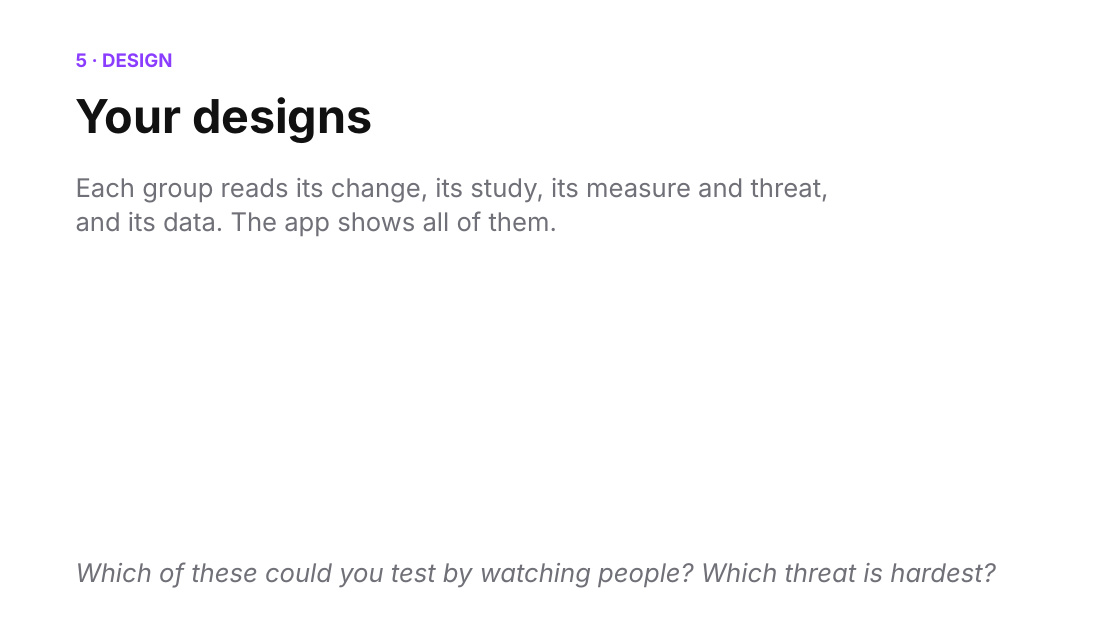
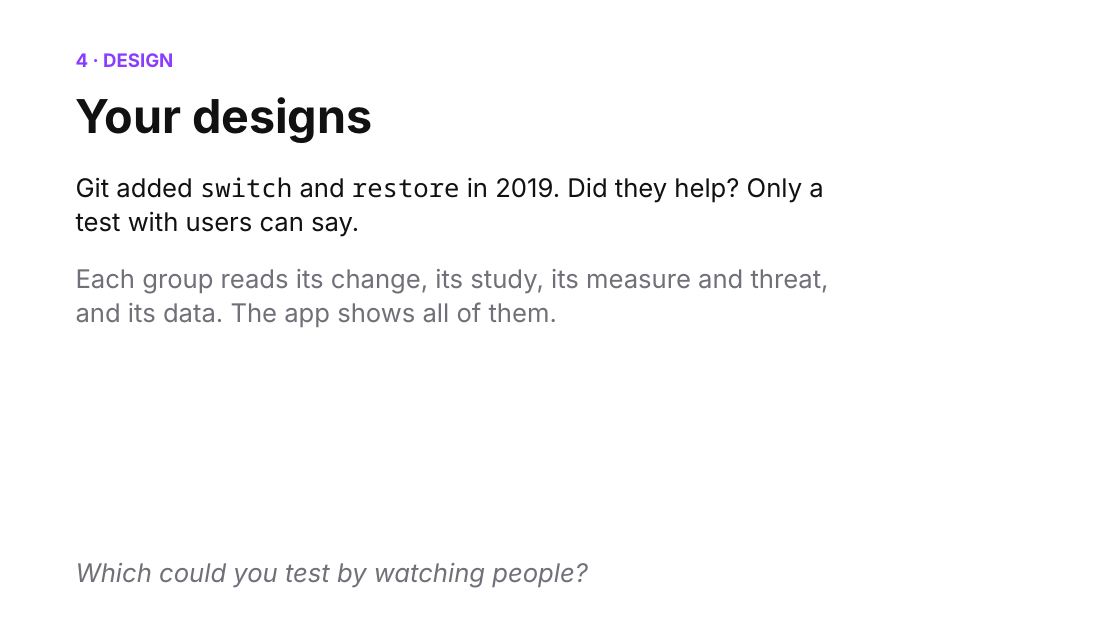
Before and after one commit to shubham3-ucb/cs294-pl, a slide deck: slide 20 of slides/thursday_app.pptx (slide 19 before the commit). Drawn at 1120x630 pixels with LibreOffice and Linux fonts; fonts in the diff are those of the drawing. Boxes give left, top, right and bottom in pixels: in the first picture for what was removed or moved away, otherwise in the second. Text is boxed around its words. In the diff, an @@ line names an element or a change of style, - is before the commit and + after.

```diff
--- a/slides/thursday_app.pptx
+++ b/slides/thursday_app.pptx
@@ text at [76, 53, 173, 67]: text changed @@
-5 · DESIGN
+4 · DESIGN
@@ text added at [76, 177, 823, 237], 22 pt, text #111111 @@
+Git added switch and restore in 2019. Did they help? Only a test with users can say.
@@ text "Each group reads its change, ...": place and size @@
-text "Each group reads its change, ..." at [76, 178, 829, 236]
+text "Each group reads its change, ..." at [76, 269, 829, 327]
@@ text at [76, 563, 588, 588]: text changed @@
-Which of these could you test by watching people? Which threat is hardest?
+Which could you test by watching people?
```
Also in this commit, not shown: 15 other slides changed, 5 slides added, 5 slides removed, 15 other files.
